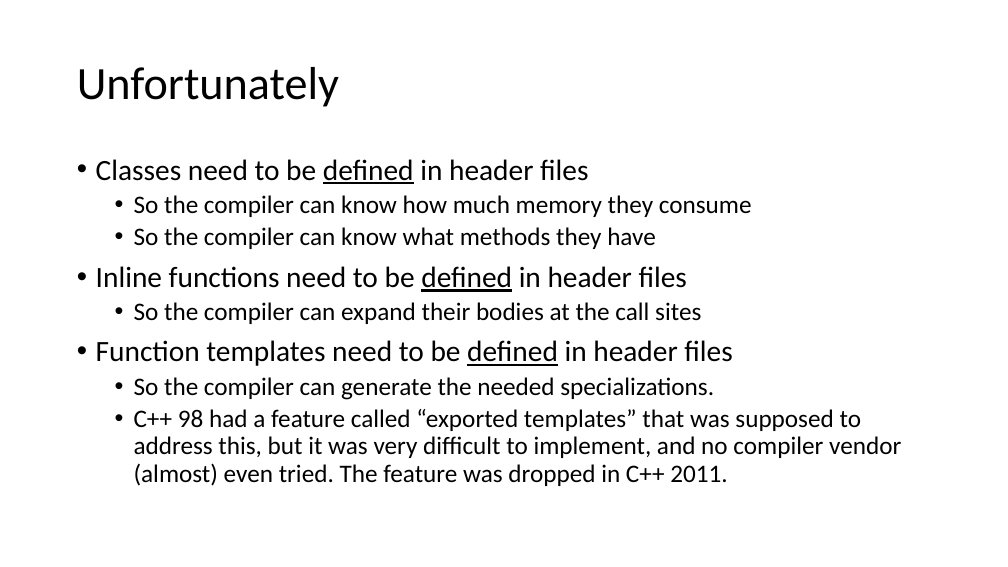
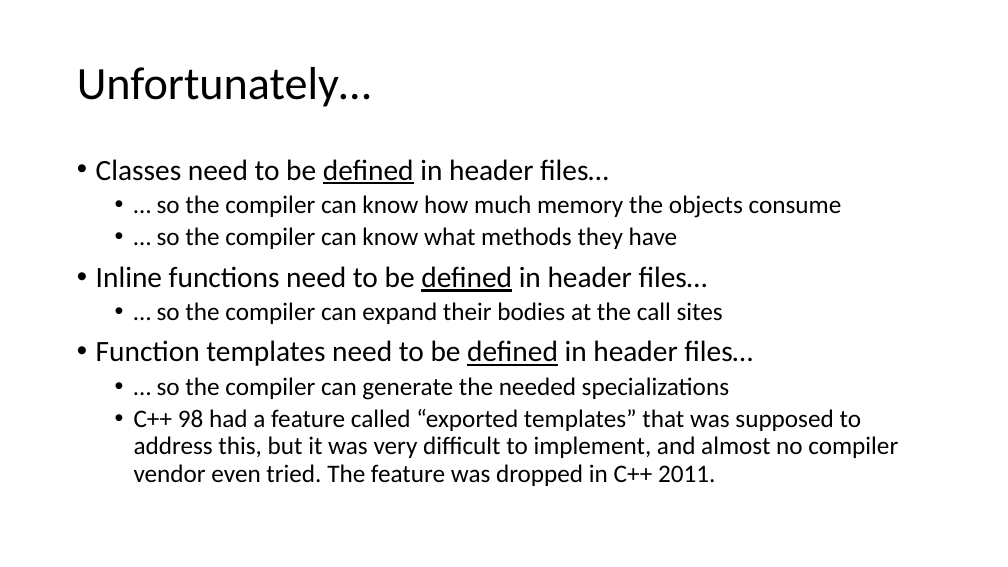
Before and after one commit to pchapin/cpp, a slide deck: slide 9 of Presentations/Modules.pptx. Drawn at 1008x567 pixels with LibreOffice and Linux fonts; fonts in the diff are those of the drawing. Boxes give left, top, right and bottom in pixels: in the first picture for what was removed or moved away, otherwise in the second. Text is boxed around its words. In the diff, an @@ line names an element or a change of style, - is before the commit and + after.

```diff
--- a/Presentations/Modules.pptx
+++ b/Presentations/Modules.pptx
@@ title at [77, 67, 371, 107]: text changed @@
-Unfortunately
+Unfortunately…
@@ text at [96, 159, 898, 486]: text changed @@
-• Classes need to be defined in header files
-  • So the compiler can know how much memory they consume
-  • So the compiler can know what methods they have
-• Inline functions need to be defined in header files
-  • So the compiler can expand their bodies at the call sites
-• Function templates need to be defined in header files
-  • So the compiler can generate the needed specializations.
-  • C++ 98 had a feature called “exported templates” that was supposed to address this, but it was very difficult to implement, and no compiler vendor (almost) even tried. The feature was dropped in C++ 2011.
+• Classes need to be defined in header files…
+  • … so the compiler can know how much memory the objects consume
+  • … so the compiler can know what methods they have
+• Inline functions need to be defined in header files…
+  • … so the compiler can expand their bodies at the call sites
+• Function templates need to be defined in header files…
+  • … so the compiler can generate the needed specializations
+  • C++ 98 had a feature called “exported templates” that was supposed to address this, but it was very difficult to implement, and almost no compiler vendor even tried. The feature was dropped in C++ 2011.
```
Also in this commit, not shown: 7 other slides changed, 8 slides added.
